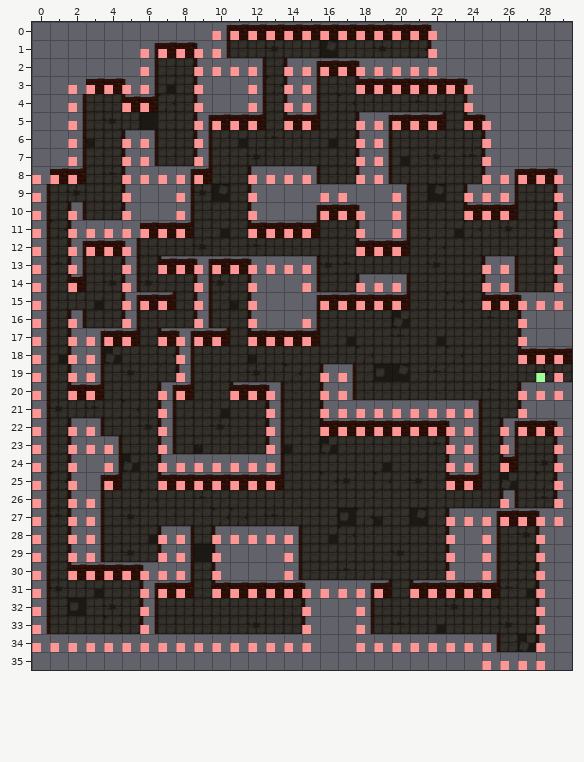
Tiled map: Output/Assets/Maps/mapDungeon.tmx. Above is the file before it was changed.
Cells are 64x64 px. Shown: x 0..29, y 0..35.
Once edited:
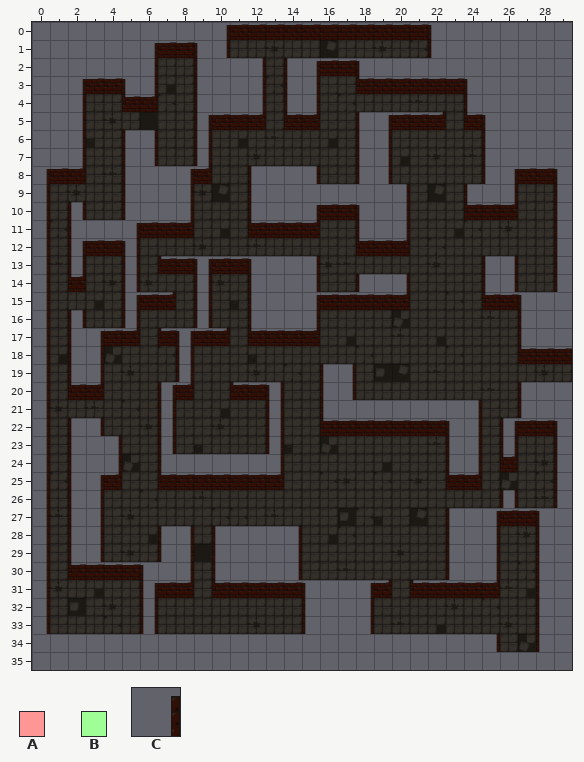
Key: from "MapMetaData": A 0, B 1; from "Muro de Bricks Rojos": C 0.
_ is an empty cell.
Edits made:
Layer "Capa de patrones 4":
y 3: x 2 A -> C
y 8: x 0 A -> C
y 9: x 25 A -> _
y 11: x 5 A -> C
y 35: x 25 A -> _
Layer "Collider" (now hidden):
y 0: x 10..22 AAAAAAAAAAAAA -> _____________
y 1: x 6..10 AAAAA -> _____; x 22 A -> _
y 2: x 6 A -> _; x 9..12 AAAA -> ____; x 14..22 AAAAAAAAA -> _________
y 3: x 3..6 AAAA -> ____; x 9 A -> _; x 12 A -> _; x 14..15 AA -> __; x 18..24 AAAAAAA -> _______
y 4: x 2 A -> _; x 5..6 AA -> __; x 9 A -> _; x 12 A -> _; x 14..15 AA -> __; x 24 A -> _
y 5: x 2 A -> _; x 9..12 AAAA -> ____; x 14..15 AA -> __; x 18..22 AAAAA -> _____; x 24..25 AA -> __
y 6..7: x 2 A -> _; x 5..6 AA -> __; x 9 A -> _; x 18..19 AA -> __; x 25 A -> _
y 8: x 1..2 AA -> __; x 5..9 AAAAA -> _____; x 12..15 AAAA -> ____; x 18..19 AA -> __; x 25..29 AAAAA -> _____
y 9: x 0 A -> _; x 5 A -> _; x 8 A -> _; x 12 A -> _; x 16..17 AA -> __; x 20 A -> _; x 24 A -> _; x 26 A -> _; x 29 A -> _
y 10: x 0 A -> _; x 2 A -> _; x 5 A -> _; x 8 A -> _; x 12 A -> _; x 16..18 AAA -> ___; x 20 A -> _; x 24..26 AAA -> ___; x 29 A -> _
y 11: x 0 A -> _; x 2..4 AAA -> ___; x 6..8 AAA -> ___; x 12..15 AAAA -> ____; x 18 A -> _; x 20 A -> _; x 29 A -> _
y 12: x 0 A -> _; x 2..5 AAAA -> ____; x 18..20 AAA -> ___; x 29 A -> _
y 13: x 0 A -> _; x 2 A -> _; x 5 A -> _; x 7..15 AAAAAAAAA -> _________; x 25..26 AA -> __; x 29 A -> _
y 14: x 0 A -> _; x 2 A -> _; x 5 A -> _; x 9 A -> _; x 12 A -> _; x 15 A -> _; x 18..20 AAA -> ___; x 25..26 AA -> __; x 29 A -> _
y 15: x 0 A -> _; x 5..7 AAA -> ___; x 9 A -> _; x 12 A -> _; x 16..20 AAAAA -> _____; x 25..29 AAAAA -> _____
y 16: x 0 A -> _; x 2 A -> _; x 5 A -> _; x 9 A -> _; x 12 A -> _; x 15 A -> _; x 27 A -> _
y 17: x 0 A -> _; x 2..5 AAAA -> ____; x 7..10 AAAA -> ____; x 12..15 AAAA -> ____; x 27 A -> _
y 18: x 0 A -> _; x 2..3 AA -> __; x 8 A -> _; x 27..29 AAA -> ___
y 19: x 0 A -> _; x 2..3 AA -> __; x 8 A -> _; x 16..17 AA -> __; x 28..29 BA -> __
y 20: x 0 A -> _; x 2..3 AA -> __; x 7..8 AA -> __; x 11..13 AAA -> ___; x 16..17 AA -> __; x 27..29 AAA -> ___
y 21: x 0 A -> _; x 7 A -> _; x 13 A -> _; x 16..24 AAAAAAAAA -> _________; x 27 A -> _
y 22: x 0 A -> _; x 2..3 AA -> __; x 7 A -> _; x 13 A -> _; x 16..24 AAAAAAAAA -> _________; x 26..29 AAAA -> ____
y 23: x 0 A -> _; x 2..4 AAA -> ___; x 7 A -> _; x 13 A -> _; x 23..24 AA -> __; x 26 A -> _; x 29 A -> _
y 24: x 0 A -> _; x 2 A -> _; x 4 A -> _; x 7..13 AAAAAAA -> _______; x 23..24 AA -> __; x 26 A -> _; x 29 A -> _
y 25: x 0 A -> _; x 2 A -> _; x 4 A -> _; x 7..13 AAAAAAA -> _______; x 23..24 AA -> __; x 29 A -> _
y 26: x 0 A -> _; x 2..3 AA -> __; x 26 A -> _; x 29 A -> _
y 27: x 0 A -> _; x 2..3 AA -> __; x 23..29 AAAAAAA -> _______
y 28: x 0 A -> _; x 2..3 AA -> __; x 7..8 AA -> __; x 10..14 AAAAA -> _____; x 23 A -> _; x 25 A -> _; x 28 A -> _
y 29: x 0 A -> _; x 2..3 AA -> __; x 7..8 AA -> __; x 10 A -> _; x 14 A -> _; x 23 A -> _; x 25 A -> _; x 28 A -> _
y 30: x 0 A -> _; x 2..8 AAAAAAA -> _______; x 10 A -> _; x 14 A -> _; x 23 A -> _; x 25 A -> _; x 28 A -> _
y 31: x 0 A -> _; x 6..8 AAA -> ___; x 10..19 AAAAAAAAAA -> __________; x 21..25 AAAAA -> _____; x 28 A -> _
y 32..33: x 0 A -> _; x 6 A -> _; x 15 A -> _; x 18 A -> _; x 28 A -> _
y 34: x 0..15 AAAAAAAAAAAAAAAA -> ________________; x 18..25 AAAAAAAA -> ________; x 28 A -> _
y 35: x 26..28 AAA -> ___
Boxes around the changes in both pictures, in picture pixels (x1, y1, x2, y2):
changed: (32, 31, 563, 670)
